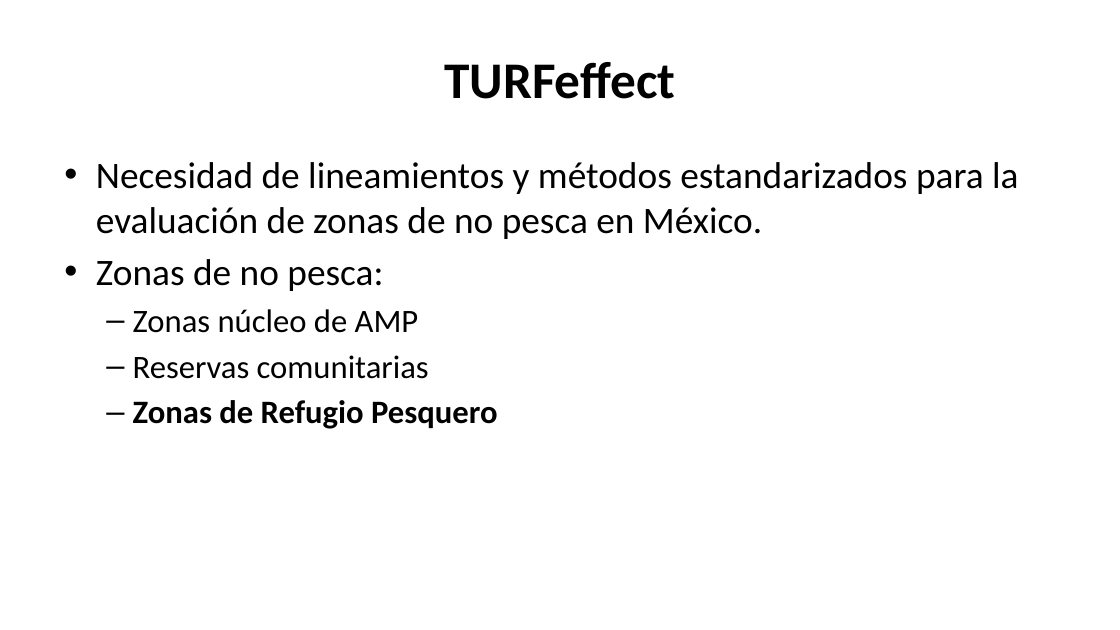
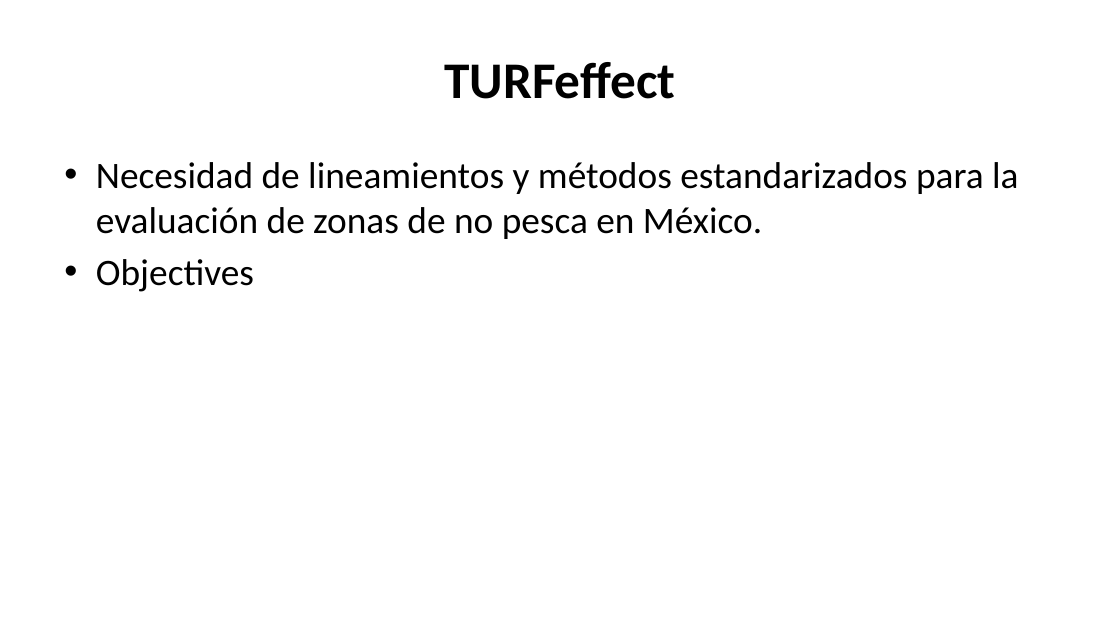
Before and after one commit to turfeffect/Docs, a slide deck: slide 4 of Presentations/Workshop in Mexico/Mexico Workshop.pptx. Drawn at 1120x630 pixels with LibreOffice and Linux fonts; fonts in the diff are those of the drawing. Boxes give left, top, right and bottom in pixels: in the first picture for what was removed or moved away, otherwise in the second. Text is boxed around its words. In the diff, an @@ line names an element or a change of style, - is before the commit and + after.

```diff
--- a/Presentations/Workshop in Mexico/Mexico Workshop.pptx
+++ b/Presentations/Workshop in Mexico/Mexico Workshop.pptx
@@ text at (96, 259, 254, 292): text changed; size 28 to 32 pt @@
-• Zonas de no pesca:
-  – Zonas núcleo de AMP
-  – Reservas comunitarias
-  – Zonas de Refugio Pesquero
+• Objectives
```
Also in this commit, not shown: 4 other slides changed, 9 slides removed, 31 other files.
